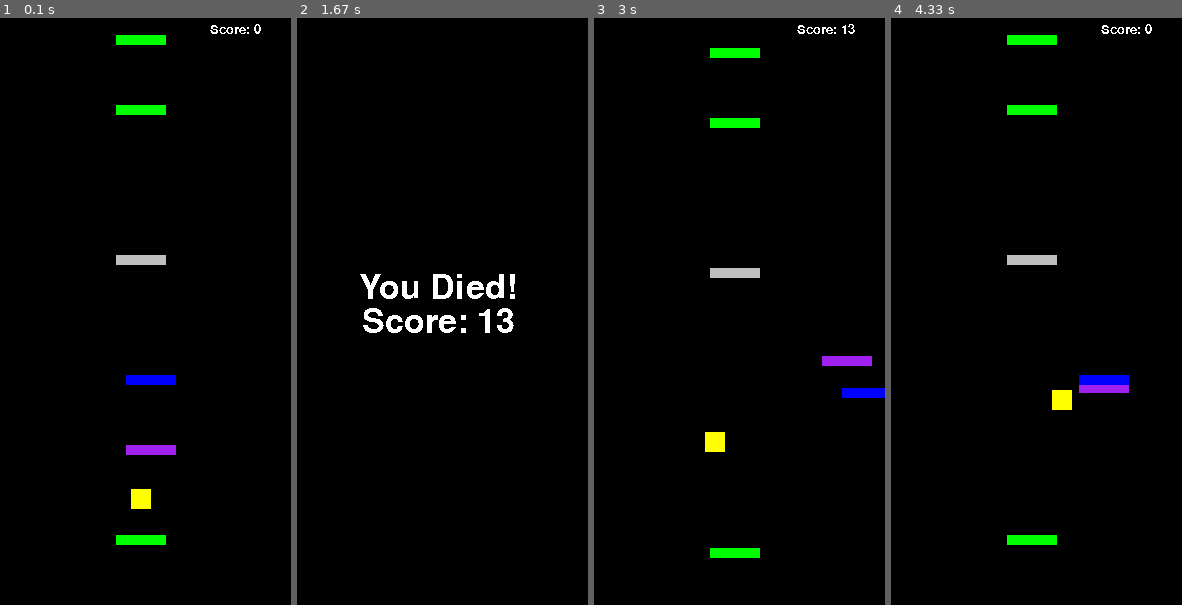
Above: before the commit, frames 1-4 (left to right).
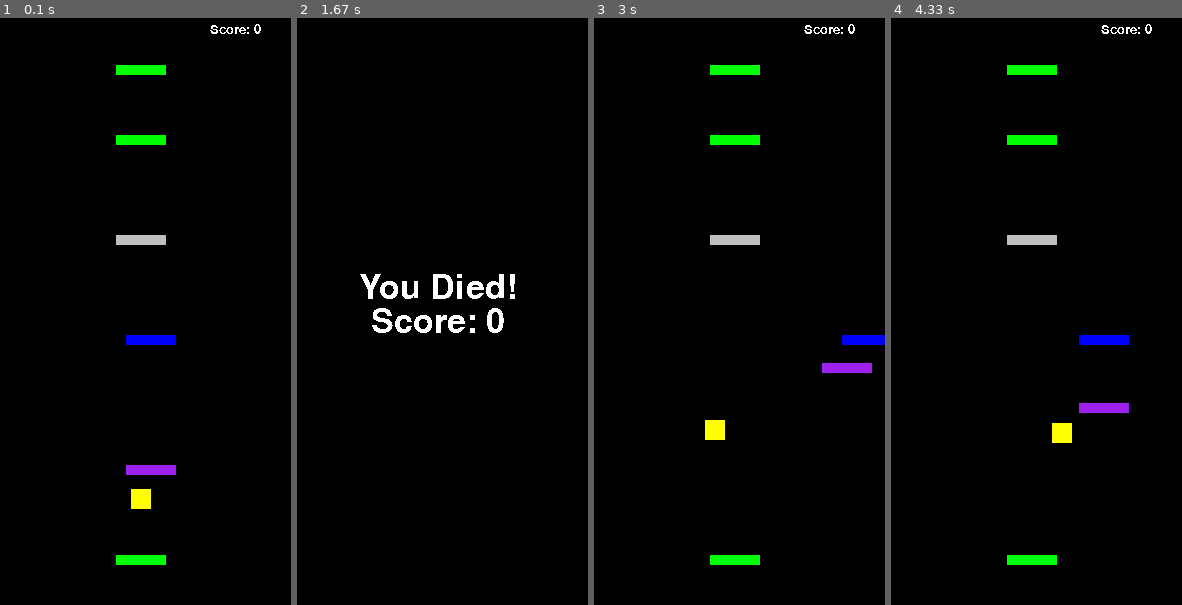
Above: after the commit, the same moments.

Repository: lolloz98/pygame_games
Game: pygame game, started from dodo_jump/main.py
The game is run twice, just before and just after one commit, with the same random seed, the same clock (stepped at 60 frames per second) and the same inputs.
Inputs:
- Up to frame 1 (0.1 s): no input
- Up to frame 2 (1.67 s): hold D 0.33-0.8 s; hold D 0.83-1.3 s; hold A from 1.33 s (still down)
- Up to frame 3 (3 s): release A at 1.87 s; hold S 1.9-2.2 s; hold A 2.23-2.63 s; hold D from 2.67 s (still down)
- Up to frame 4 (4.33 s): release D at 3.3 s; hold A 3.73-4.2 s; hold D from 4.23 s (still down)

The runs differ from the first frame. In frame 1, 3.5% of the frame differs, in the area x 39-61%, y 2-94%; in frame 2, 0.9%; in frame 3, 3.5%; in frame 4, 3.9%, in the area x 39-82%, y 2-94%.

Commit message:
DODO-JUMP Better numbers for levels

Diff:
--- a/dodo_jump/levels.py
+++ b/dodo_jump/levels.py
@@ -4,28 +4,53 @@
 
 
 def level1(lastY):
+    distOfTileFromPrev = [
+        -80,
+        -80,
+        -140,
+        -100,
+        -100
+    ]
+    absY = getAbsPos(lastY, distOfTileFromPrev)
     return [
-        normalTile(Vector2(150, lastY - 20)),
-        movingTileXY(Vector2(150, lastY - 100)),
-        movingAsCharOnX(Vector2(150, lastY - 180)),
-        jumpingTile(Vector2(150, lastY - 300)),
-        normalTile(Vector2(150, lastY - 450)),
+        normalTile(Vector2(150, absY[0])),
+        movingTileXY(Vector2(150, absY[1])),
+        movingAsCharOnX(Vector2(150, absY[2])),
+        jumpingTile(Vector2(150, absY[3])),
+        normalTile(Vector2(150, absY[4])),
     ]
 
 
 def level2(lastY):
+    distOfTileFromPrev = [
+        -80,
+        -80,
+        -140,
+        -100,
+        -100
+    ]
+    absY = getAbsPos(lastY, distOfTileFromPrev)
     return [
-        normalTile(Vector2(150, lastY - 80)),
-        disappearingTile(Vector2(250, lastY - 160)),
-        basicEnemy(Vector2(150, lastY - 300)),
-        basicEnemy(Vector2(300, lastY - 400)),
-        basicEnemy(Vector2(150, lastY - 500)),
+        normalTile(Vector2(150, absY[0])),
+        disappearingTile(Vector2(250, absY[1])),
+        basicEnemy(Vector2(150, absY[2])),
+        basicEnemy(Vector2(300, absY[3])),
+        basicEnemy(Vector2(150, absY[4])),
     ]
 
 
+def getAbsPos(start, distOfTileFromPrev):
+    ans = []
+    for i in range(len(distOfTileFromPrev)):
+        if i == 0:
+            ans.append(start + distOfTileFromPrev[i])
+        else:
+            ans.append(distOfTileFromPrev[i] + ans[i - 1])
+    return ans
+
 def appendLevel(objs, group_collider):
     if len(objs) == 0:
-        lev = level1(550)
+        lev = level1(630)
     else:
         lev = level2(objs[-1].rect.midbottom[1])
     objs += lev
